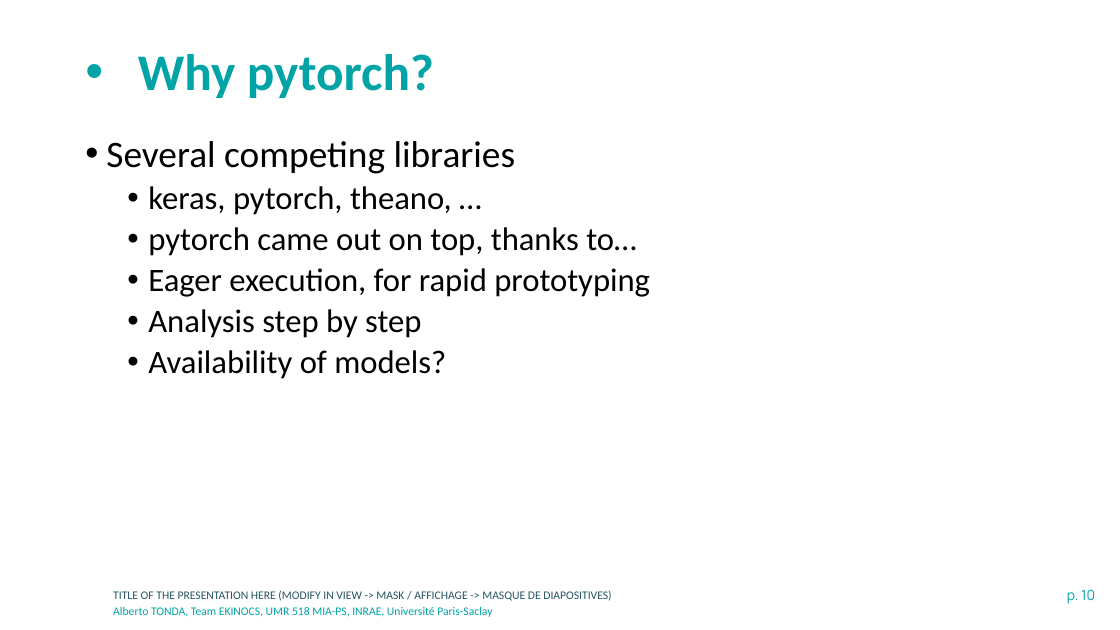
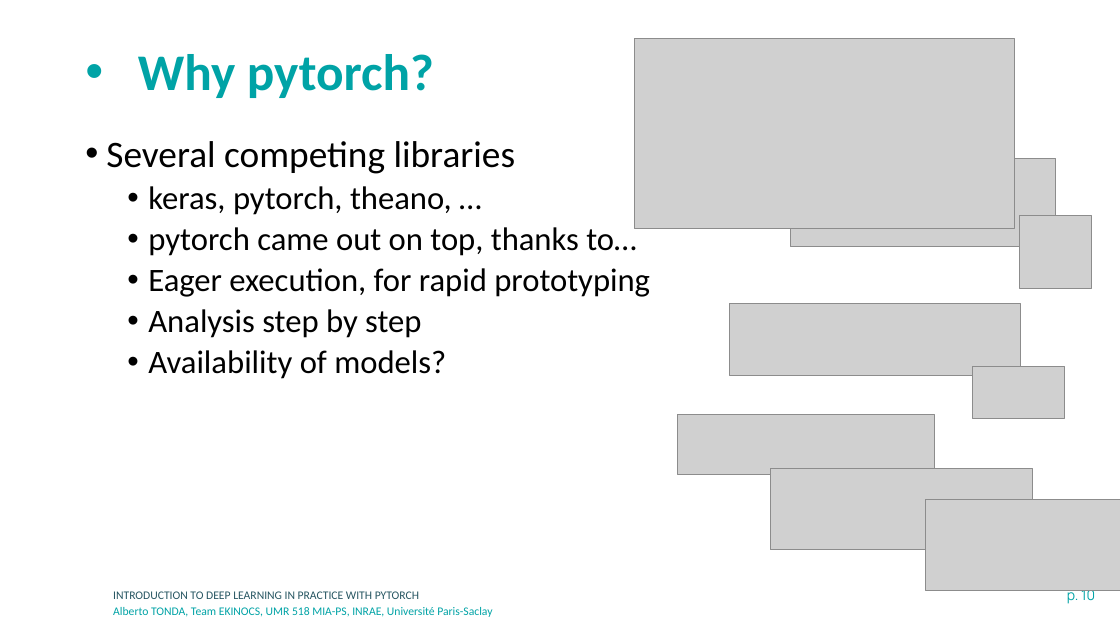
Before and after one commit to albertotonda/teaching, a slide deck: slide 10 of deep-learning-in-practice-with-pytorch/1-introduction.pptx. Drawn at 1120x630 pixels with LibreOffice and Linux fonts; fonts in the diff are those of the drawing; grey boxes stand for pictures; background and template pictures are left out. Boxes give left, top, right and bottom in pixels: in the first picture for what was removed or moved away, otherwise in the second. Text is boxed around its words. In the diff, an @@ line names an element or a change of style, - is before the commit and + after.

```diff
--- a/deep-learning-in-practice-with-pytorch/1-introduction.pptx
+++ b/deep-learning-in-practice-with-pytorch/1-introduction.pptx
@@ picture added at bbox=[634, 39, 1014, 229] @@
@@ picture added at bbox=[791, 159, 1056, 247] @@
@@ picture added at bbox=[1020, 216, 1092, 288] @@
@@ picture added at bbox=[730, 303, 1021, 376] @@
@@ picture added at bbox=[973, 366, 1065, 418] @@
@@ picture added at bbox=[677, 415, 934, 474] @@
@@ picture added at bbox=[770, 469, 1033, 550] @@
@@ picture added at bbox=[926, 499, 1120, 591] @@
@@ text at bbox=[113, 591, 419, 599]: text changed @@
-TITLE OF THE PRESENTATION HERE (MODIFY IN VIEW -> MASK / AFFICHAGE -> MASQUE DE DIAPOSITIVES)
+INTRODUCTION TO DEEP LEARNING IN PRACTICE WITH PYTORCH
```
Also in this commit, not shown: 13 other slides changed, 2 slides added, 8 other files.
